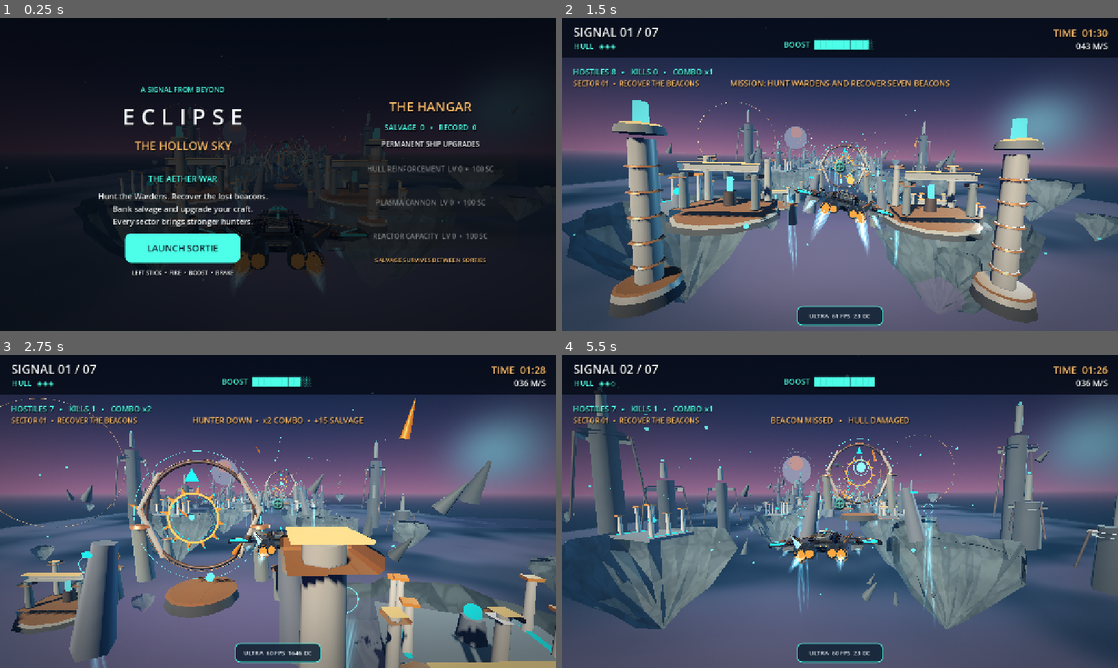
Above: before the commit, frames 1-4 (two rows, left to right).
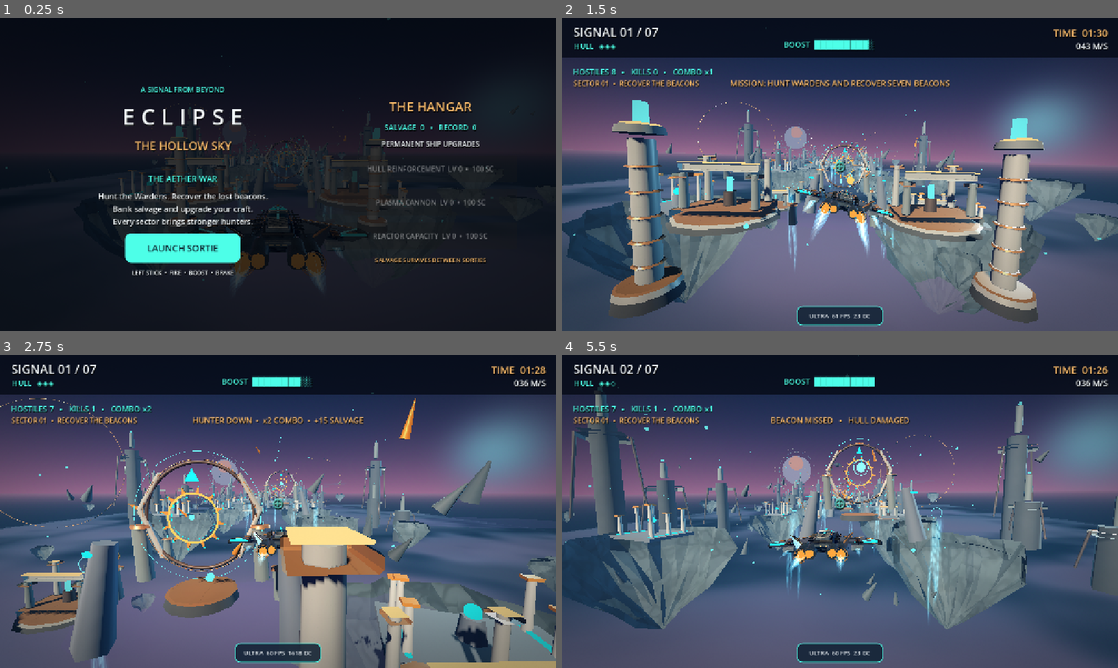
Above: after the commit, the same moments.

Repository: tpylman90-ctrl/Eclipse-The-Hollow-Sky
Game: Godot game, scene res://scenes/main.tscn
Same seed, same stepped clock (60 frames per second), same inputs: the game is played once before the commit and once after it.
Inputs (mouse positions are in pixels of both pictures, inside the frame that each line leads up to):
- Up to frame 1 (0.25 s): no input
- Up to frame 2 (1.5 s): click "LAUNCH SORTIE" at 0.5 s; tap Enter (start_game) at 1.25 s; move the mouse to (962, 158) at 1.27 s; hold D (steer_right) from 1.28 s (still down); hold Space (boost) from 1.28 s (still down); click (962, 158) at 1.42 s
- Up to frame 3 (2.75 s): release D (steer_right) at 2 s; release Space (boost) at 2 s; drag from (166, 527) to (250, 574) at 2.02 s
- Up to frame 4 (5.5 s): move the mouse to (895, 442) at 2.77 s; hold D (steer_right) 2.78-3.5 s; hold Enter (start_game) 2.78-3.5 s; drag from (812, 574) to (673, 464) at 3.52 s; move the mouse to (1006, 558) at 4.27 s; hold A (steer_left) 4.28-5 s; hold J (fire) 4.28-5 s; drag from (673, 464) to (756, 433) at 5.02 s

The runs differ from the first frame. In frame 1, less than 0.1% of the frame differs, in the area x 48-60%, y 46-63%; in frame 2, 0.4%; in frame 3, 0.5%; in frame 4, 1.1%, in the area x 40-69%, y 44-85%.

Commit message:
Batch three transparent ribbons per aetherfall, cutting effect draw nodes from 42 to 14

Diff:
--- a/scripts/sky_fx.gd
+++ b/scripts/sky_fx.gd
@@ -85,25 +85,32 @@
             root.name = "Aetherfall_%02d_%d" % [i, side]
             scenery.add_child(root)
             cascades.append(root)
+            # Combine three ribbons into ONE mesh/draw submission per cascade.
+            # Source ribbon geometry and UVs remain identical to the previous
+            # build; only CPU-side material state and draw work are reduced.
+            var welded := SurfaceTool.new()
+            welded.begin(Mesh.PRIMITIVE_TRIANGLES)
             for strip in range(3):
                 var width: float = rng.randf_range(1.4, 2.9)
                 var height: float = rng.randf_range(37.0, 59.0)
                 var drift: float = rng.randf_range(-3.2, 3.2)
                 var offset_x: float = float(strip - 1) * 1.35
                 var ribbon_mesh := _ribbon_mesh(width, height, drift, float(strip) * 1.82)
-                var ribbon := MeshInstance3D.new()
-                ribbon.mesh = ribbon_mesh
-                ribbon.position = Vector3(offset_x, 0.0, float(strip) * 0.56)
-                ribbon.cast_shadow = GeometryInstance3D.SHADOW_CASTING_SETTING_OFF
-                var flow := ShaderMaterial.new()
-                flow.shader = FALL_SHADER
-                flow.set_shader_parameter("ribbon_seed", rng.randf_range(0.0, 15.0))
-                flow.set_shader_parameter("flow_rate", rng.randf_range(0.82, 1.48))
-                flow.set_shader_parameter("strength", 0.68)
-                flow.set_shader_parameter("core_tint", Color("#2797c4"))
-                flow.set_shader_parameter("rim_tint", Color("#85f2e9"))
-                ribbon.material_override = flow
-                root.add_child(ribbon)
+                var transform := Transform3D(Basis(), Vector3(offset_x, 0.0, float(strip) * 0.56))
+                welded.append_from(ribbon_mesh, 0, transform)
+            var combined := MeshInstance3D.new()
+            combined.name = "BatchedAetherfallRibbons"
+            combined.mesh = welded.commit()
+            combined.cast_shadow = GeometryInstance3D.SHADOW_CASTING_SETTING_OFF
+            var flow := ShaderMaterial.new()
+            flow.shader = FALL_SHADER
+            flow.set_shader_parameter("ribbon_seed", rng.randf_range(0.0, 15.0))
+            flow.set_shader_parameter("flow_rate", rng.randf_range(0.82, 1.48))
+            flow.set_shader_parameter("strength", 0.68)
+            flow.set_shader_parameter("core_tint", Color("#2797c4"))
+            flow.set_shader_parameter("rim_tint", Color("#85f2e9"))
+            combined.material_override = flow
+            root.add_child(combined)
             # Luminous arch at lip of the fall, without dynamic per-pixel lights.
             var crown := TorusMesh.new()
             crown.inner_radius = 2.0
